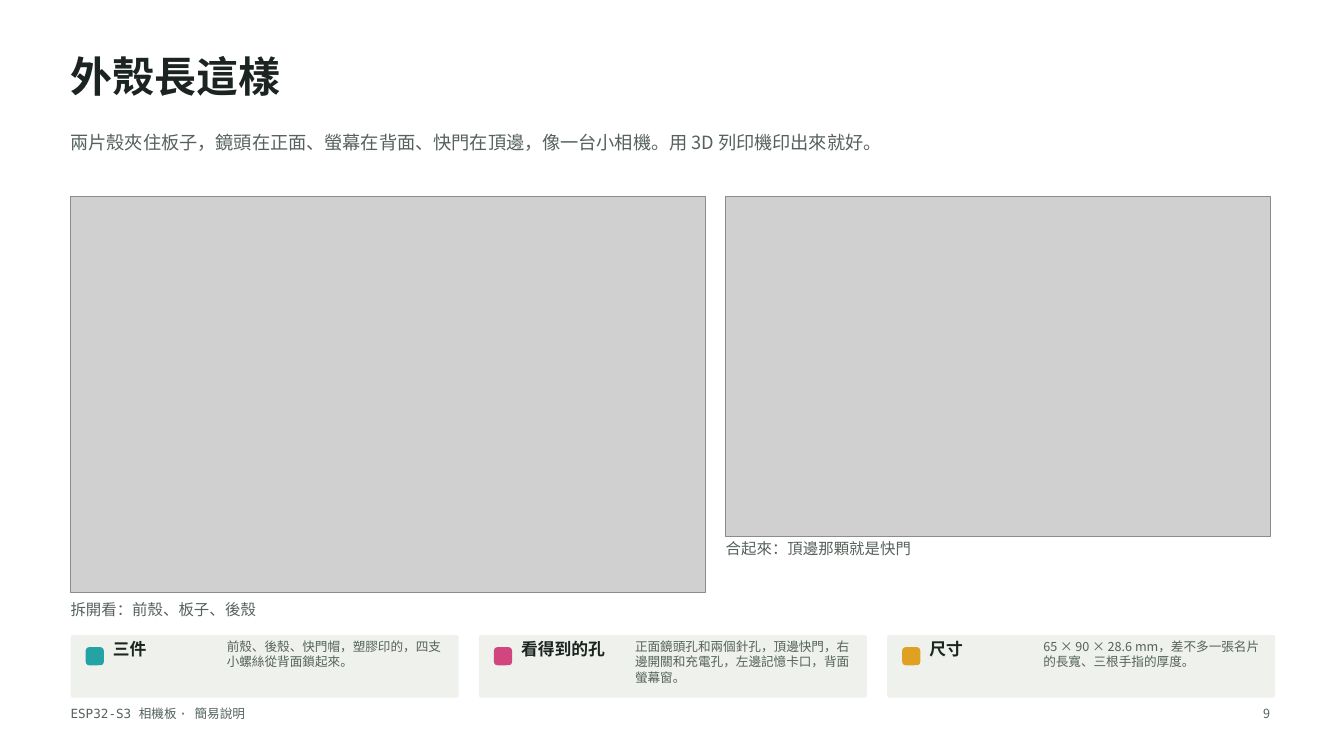
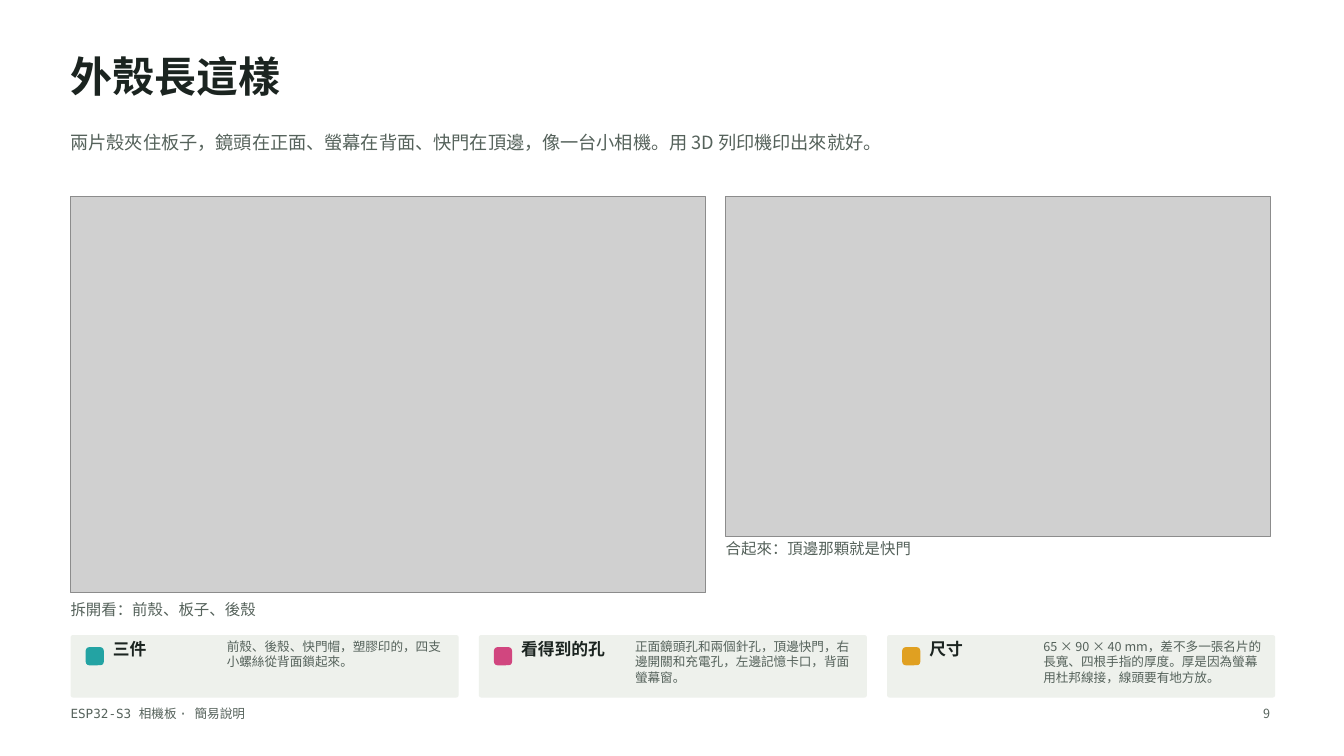
Before and after one commit to LCQIANN/esp32s3-camera, a slide deck: slide 9 of esp32s3-camera-v1.4-簡易版.pptx. Drawn at 1344x756 pixels with LibreOffice and Linux fonts; fonts in the diff are those of the drawing; grey boxes stand for pictures. Boxes give left, top, right and bottom in pixels: in the first picture for what was removed or moved away, otherwise in the second. Text is boxed around its words. In the diff, an @@ line names an element or a change of style, - is before the commit and + after.

```diff
--- a/esp32s3-camera-v1.4-簡易版.pptx
+++ b/esp32s3-camera-v1.4-簡易版.pptx
@@ text at [1043, 640, 1262, 683]: text changed @@
-65 × 90 × 28.6 mm，差不多一張名片的長寬、三根手指的厚度。
+65 × 90 × 40 mm，差不多一張名片的長寬、四根手指的厚度。厚是因為螢幕用杜邦線接，線頭要有地方放。
```
Also in this commit, not shown: 6 other slides changed, 5 other files.
